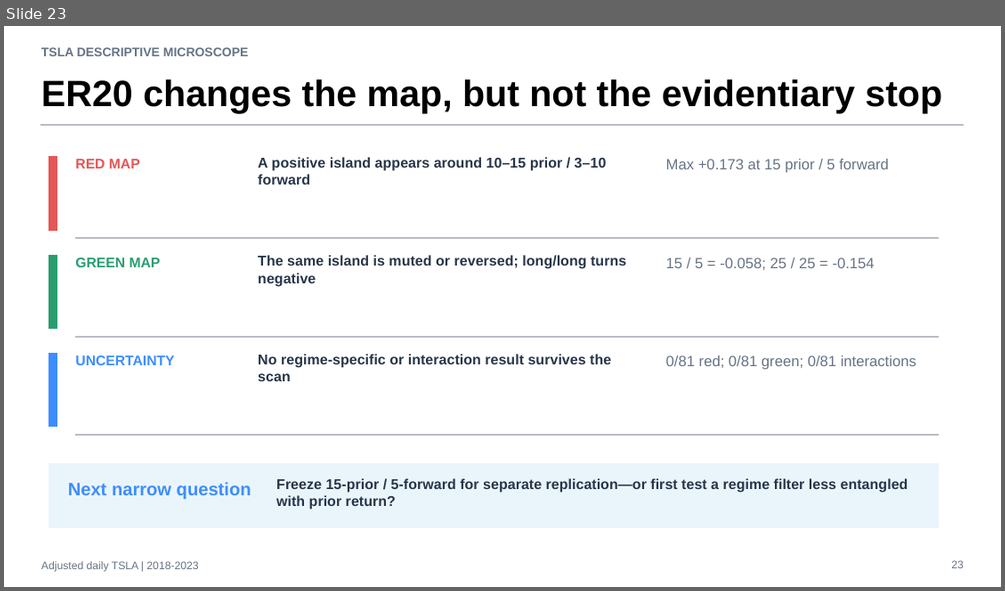
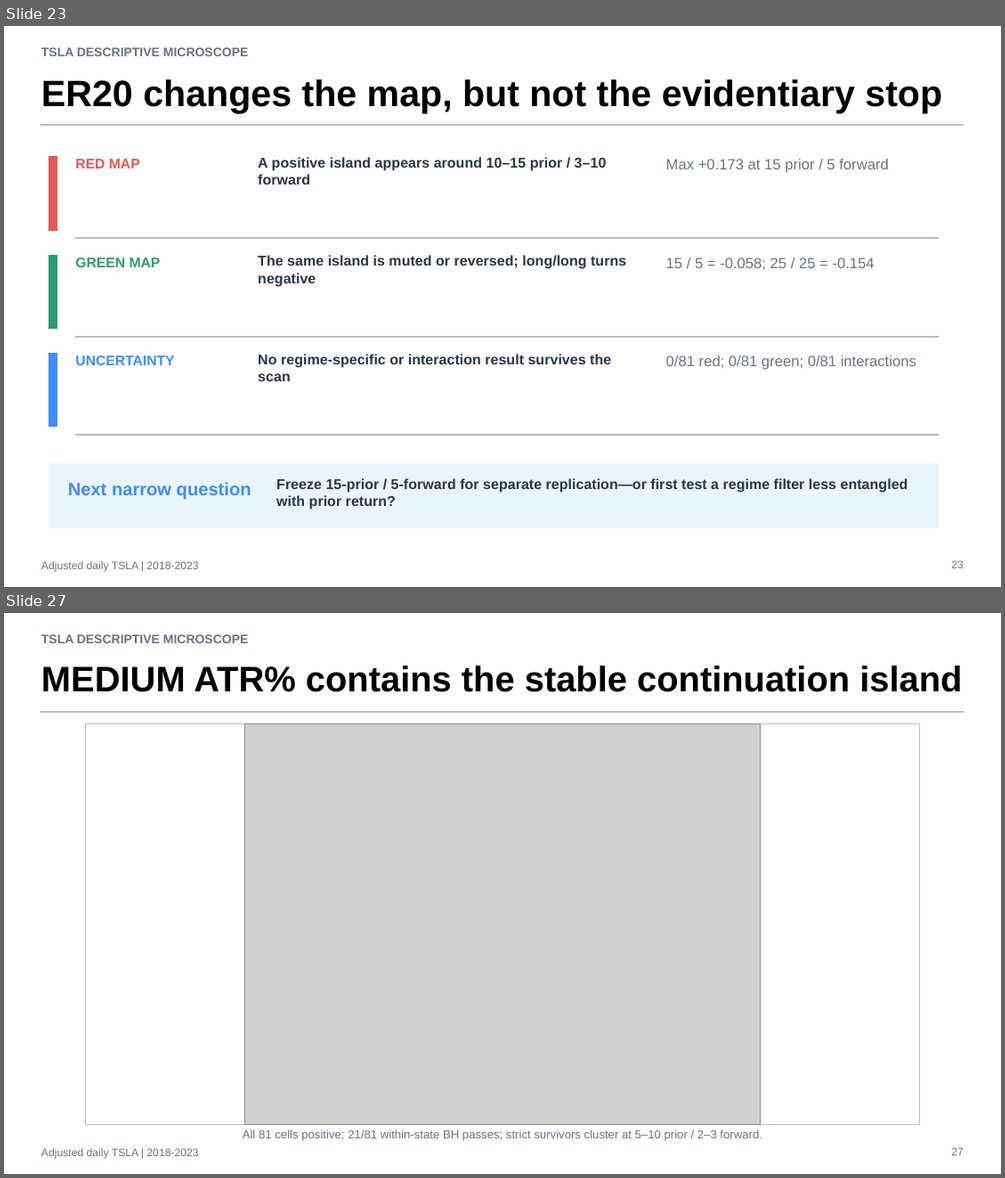
Before and after one commit to Francisc0Franc0/Time-Series-Modeling-Gen5, a slide deck: operator_hypothesis_lab/presentations/tsla_descriptive_microscope_evidence.pptx. Shown one above the other, each under a label of ours: slide 23 before the commit, slides 23 and 27 after it; the slides between them are not shown. The pictures are 1005x591 and 1005x1178 pixels, drawn with LibreOffice and Linux fonts; fonts in the diff are those of the drawing; grey boxes stand for pictures. Boxes give left, top, right and bottom in pixels: in the first picture for what was removed or moved away, otherwise in the second. Text is boxed around its words. In the diff, an @@ line names an element or a change of style, - is before the commit and + after.

Commit message:
Condition TSLA return grid on ATR percent states

```diff
--- a/operator_hypothesis_lab/presentations/tsla_descriptive_microscope_evidence.pptx
+++ b/operator_hypothesis_lab/presentations/tsla_descriptive_microscope_evidence.pptx
@@ slide 27 added at box(4, 613, 1001, 1174), background #FFFFFF @@
@@ text added at box(41, 634, 249, 643), 12 pt, text #667384, bold @@
+TSLA DESCRIPTIVE MICROSCOPE
@@ text added at box(41, 666, 962, 692), 34.2 pt, text #000000, bold @@
+MEDIUM ATR% contains the stable continuation island
@@ rectangle added at box(41, 711, 963, 713), fill #B8BCC4, outline #B8BCC4 0 pt @@
@@ rectangle added at box(86, 723, 919, 1125), fill #FFFFFF, outline #B8BCC4 0.75 pt @@
@@ picture added at box(245, 723, 760, 1125) @@
@@ text added at box(243, 1129, 762, 1141), 11.2 pt, text #667384 @@
+All 81 cells positive; 21/81 within-state BH passes; strict survivors cluster at 5–10 prior / 2–3 forward.
@@ text added at box(41, 1148, 198, 1159), 10.5 pt, text #667384 @@
+Adjusted daily TSLA | 2018-2023
@@ text added at box(951, 1147, 963, 1155), 10.5 pt, text #667384 @@
+27
```
Also in this commit, not shown: 6 other slides added, 3 other files.
